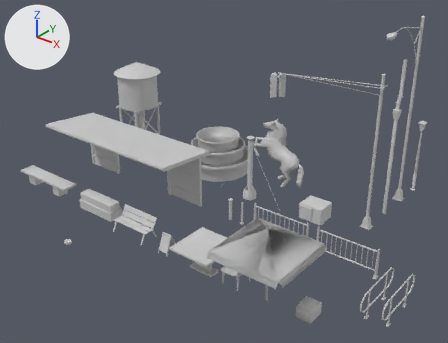
A saved change to the FBX model Assets/Classical_city/Models/probs_b.FBX.
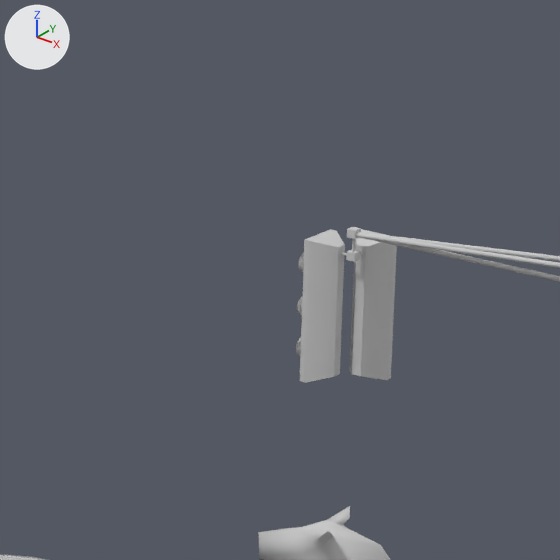
The first picture shows the older version from a 50 mm lens placed at (0.0645, -0.084, 0.0609), pointed at (-0.0023, -0.0005, 0.0091). The close-ups show both versions on the part from 49% to 70% of the width and 10% to 37% of the height of that picture; other places that the commit changed are outside them. Arrows for +X, +Y and +Z are at upper left; the lights stay in place. Where no turn or scale is listed for an object, it has been applied to the vertices. Vertices at the same position are counted once.

Objects in the first close-up: 'Statue', 'Traffic Signal'.
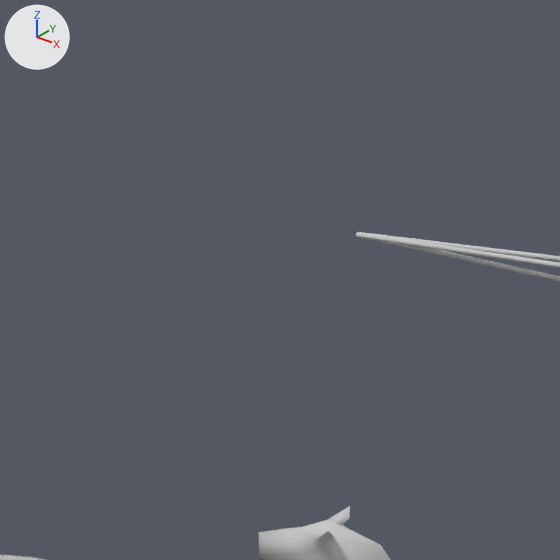
Where the newer file only moved an object's origin or applied its transform, the numbers keep the older frame.

Changed parts and their boxes (x1, y1, x2, y2) in the close-ups (560 x 560 px):
'Traffic Signal', reshaped: before (296, 227, 560, 383); after (356, 232, 560, 282)
part 1 of me_mesh_022, deleted: before (296, 227, 397, 383)

What changed in the scene script:
```text
Change me_mesh_022:
    used by ob_traffic_signal; location = (0.02199, 0.01233, 0.00001)
    remove me_mesh_022.from_pydata(...)  # 568 vertices, 742 faces; spans x -0.0229..0.001, y -0.0011..0.0017, z 0.0..0.0299
    add me_mesh_022.from_pydata(...)  # 240 vertices, 288 faces; spans x -0.0209..0.001, y -0.0011..0.001, z 0.0..0.0299
    me_mesh_022 part 1: 19 loose pieces with 328 vertices, spanning x -0.0229..-0.0203, y -0.0008..0.0017, z 0.0211..0.0263, are deleted
```
